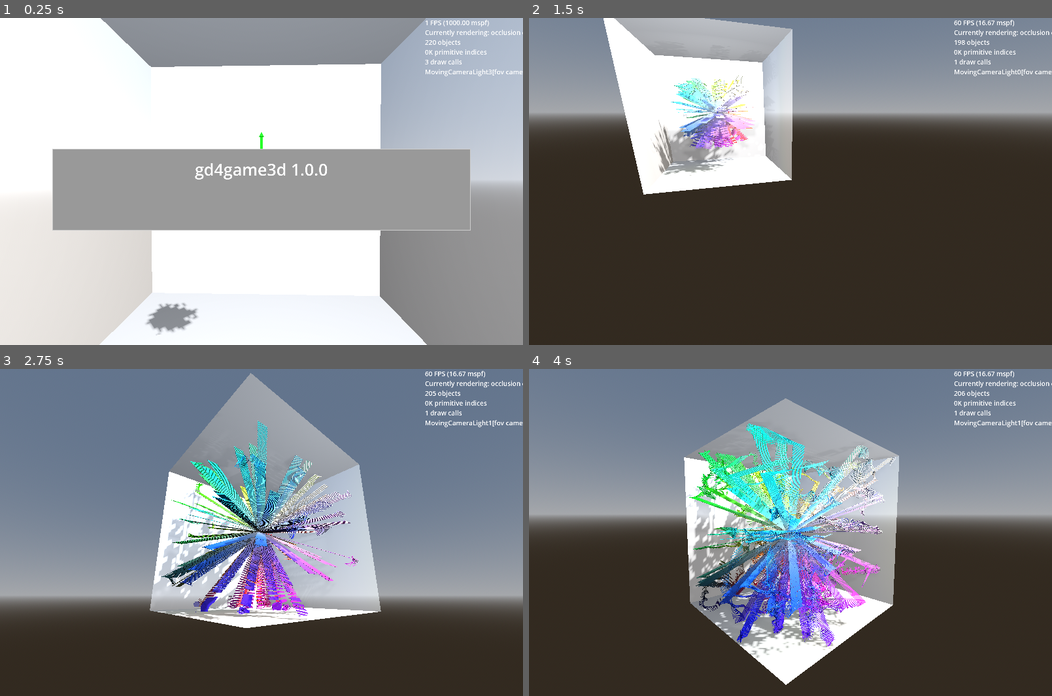
Above: before the commit, frames 1-4 (two rows, left to right).
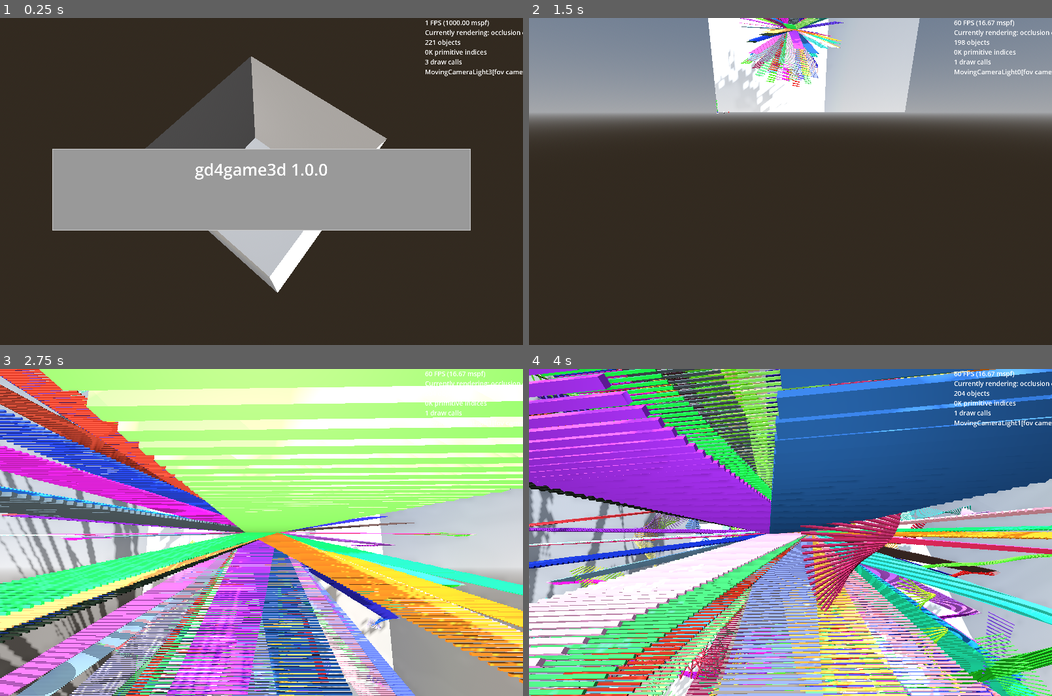
Above: after the commit, the same moments.

Repository: kasworld/gd4game3d
Game: Godot game, scene res://main.tscn
Two runs of this game, one before a commit and one after it. Both use one fixed random seed, a clock stepped at 60 frames per second and the inputs below.
Inputs (mouse positions are in pixels of both pictures, inside the frame that each line leads up to):
- Up to frame 1 (0.25 s): no input
- Up to frame 2 (1.5 s): tap Enter at 0.5 s; move the mouse to (905, 165) at 0.52 s; hold Right 0.53-1.28 s; tap Q at 0.6 s; click (905, 165) at 0.67 s; move the mouse to (685, 197) at 1.27 s; hold Down from 1.28 s (still down); tap E at 1.35 s
- Up to frame 3 (2.75 s): move the mouse to (313, 460) at 2.02 s; release Down at 2.03 s; hold Right from 2.03 s (still down); tap Enter at 2.1 s
- Up to frame 4 (4 s): move the mouse to (764, 597) at 2.77 s; release Right at 2.78 s; hold Up 2.78-3.53 s; tap Q at 2.85 s; click (764, 597) at 2.92 s; move the mouse to (947, 581) at 3.52 s; hold Left from 3.53 s (still down); tap E at 3.6 s

The runs differ from the first frame. In frame 1, 79% of the frame differs, in the area x 0-100%, y 0-100%; in frame 2, 23%; in frame 3, 98%; in frame 4, 99%.

Commit message:
update MeshTrailBox

Diff:
--- a/main.gd
+++ b/main.gd
@@ -53,20 +53,15 @@
 	$OmniLight3D.position = Vector3(0,0,WorldSize.length())
 	$OmniLight3D.omni_range = WorldSize.length()*2
 	$FixedCameraLight.set_center_pos_far(Vector3.ZERO, Vector3(0, 0, WorldSize.z*2), WorldSize.length()*2)
-	$MovingCameraLightHober.set_center_pos_far( Vector3.ZERO, Vector3(0, 0, WorldSize.z), WorldSize.length()*2)
-	$MovingCameraLightAround.set_center_pos_far( Vector3.ZERO, Vector3(0, 0, WorldSize.z), WorldSize.length()*2)
 	$AxisArrow3D.set_size(10)
 
-	$MeshTrailBox.init(WorldSize)
+	var mtb :MeshTrailBox = preload("res://mesh_trail_box.tscn").instantiate()
+	add_child(mtb)
+	mtb.position = WorldSize /2
+	mtb.init(WorldSize,0)
 
 func _process(_delta: float) -> void:
 	label_demo()
-	var now := Time.get_unix_time_from_system()
-	var t := now /2.3
-	if $MovingCameraLightHober.is_current_camera():
-		$MovingCameraLightHober.move_hober_around_z(t, Vector3.ZERO, (WorldSize.x+WorldSize.y)/2, WorldSize.length()*0.6 )
-	elif $MovingCameraLightAround.is_current_camera():
-		$MovingCameraLightAround.move_wave_around_y(t, Vector3.ZERO, (WorldSize.x+WorldSize.y)/2, WorldSize.length()*0.6 )
 
 func _on_카메라변경_pressed() -> void:
 	MovingCameraLight.NextCamera()
--- a/main.tscn
+++ b/main.tscn
@@ -1,10 +1,9 @@
-[gd_scene load_steps=13 format=3 uid="uid://c7o2uicaj4xv7"]
+[gd_scene load_steps=12 format=3 uid="uid://c7o2uicaj4xv7"]
 
 [ext_resource type="Script" uid="uid://bkjtdglfi770m" path="res://main.gd" id="1_nnvt2"]
 [ext_resource type="PackedScene" uid="uid://ces3a6yv0c5fi" path="res://moving_carmera_light/moving_camera_light.tscn" id="3_1bvp3"]
 [ext_resource type="PackedScene" uid="uid://c6cct2gj2a3im" path="res://timed_message/timed_message.tscn" id="3_h2yge"]
 [ext_resource type="PackedScene" uid="uid://dl14flc0fkeyt" path="res://axis_arrow3d/axis_arrow_3d.tscn" id="4_1bvp3"]
-[ext_resource type="PackedScene" uid="uid://bhb3f3tv6l0yh" path="res://mesh_trail_box.tscn" id="5_lquwl"]
 
 [sub_resource type="Theme" id="Theme_h2yge"]
 default_font_size = 32
@@ -68,11 +67,5 @@
 
 [node name="FixedCameraLight" parent="." instance=ExtResource("3_1bvp3")]
 
-[node name="MovingCameraLightHober" parent="." instance=ExtResource("3_1bvp3")]
-
-[node name="MovingCameraLightAround" parent="." instance=ExtResource("3_1bvp3")]
-
 [node name="WorldEnvironment" type="WorldEnvironment" parent="."]
 environment = SubResource("Environment_7mycd")
-
-[node name="MeshTrailBox" parent="." instance=ExtResource("5_lquwl")]
--- a/mesh_trail_box.gd
+++ b/mesh_trail_box.gd
@@ -3,23 +3,34 @@
 
 var meshtrail_scene = preload("res://mesh_trail/mesh_trail.tscn")
 
-func init(box_size :Vector3) -> void:
-	$BounceCameraLight.set_center_pos_far(Vector3.ZERO, Vector3(0, 0, box_size.z*2), box_size.length()*2)
+func init(box_size :Vector3, colortype :int) -> MeshTrailBox:
+	bound_aabb = AABB( -box_size/2, box_size)
+
+	var center := bound_aabb.get_center()
+	$BounceCameraLight.set_center_pos_far(center, center + Vector3(0, 0, box_size.z*2), box_size.length()*2)
+	$MovingCameraLightHober.set_center_pos_far( center, center + Vector3(0, 0, box_size.z), box_size.length()*2)
+	$MovingCameraLightAround.set_center_pos_far( center, center + Vector3(0, 0, box_size.z), box_size.length()*2)
 	$WallBox.mesh.size = box_size
-	bound_aabb = AABB( -box_size/2, box_size)
 	velocity = Vector3( (randf()-0.5)*box_size.length()/3,(randf()-0.5)*box_size.length()/3,(randf()-0.5)*box_size.length()/3)
 
 	var mesh := BoxMesh.new()
 	mesh.size = Vector3(mesh_radius*4, mesh_radius/10, mesh_radius/10)
+	var inst_count := 1000
 	for i in 100:
-		var ball :MeshTrail = meshtrail_scene.instantiate(
-			#).set_ColorChange_OnBounce(
-			#).set_ColorChange_MeshGradient(
-			).set_ColorChange_ByPosition(bound_aabb
-			#).set_ColorChange_ByPositionFn(get_color_ByPosition
-			).init_with_alpha(mesh, 1000,  1.0 , bound_aabb.get_center(),
+		var mt :MeshTrail = meshtrail_scene.instantiate(
+			).init_with_alpha(mesh, inst_count,  1.0 , bound_aabb.get_center(),
 			).set_speed(20,40)
-		$MeshTrailContainer.add_child(ball)
+		match colortype:
+			0:
+				mt.set_ColorChange_OnBounce()
+			1:
+				mt.set_ColorChange_MeshGradient()
+			2:
+				mt.set_ColorChange_ByPosition(bound_aabb)
+			3:
+				mt.set_ColorChange_ByPositionFn(get_color_ByPosition)
+		$MeshTrailContainer.add_child(mt)
+	return self
 
 func bounce(_oldpos:Vector3, pos :Vector3, radiusa :float) -> Dictionary:
 	return Bounce.v3f(pos, bound_aabb, radiusa)
@@ -43,7 +54,16 @@
 var mesh_radius := 1.5
 var velocity :Vector3
 func _process(delta: float) -> void:
-	if $BounceCameraLight.is_current_camera():
-		velocity = $BounceCameraLight.bounce_within_aabb(delta, bound_aabb, velocity, Vector3.ZERO, mesh_radius )
 	for mt in $MeshTrailContainer.get_children():
 		mt.move_trail(delta, bounce, mesh_radius, 4*PI,)
+
+	var now := Time.get_unix_time_from_system()
+	var t := now /2.3
+
+	var center := position + bound_aabb.get_center()
+	if $BounceCameraLight.is_current_camera():
+		velocity = $BounceCameraLight.bounce_within_aabb(delta, bound_aabb, velocity, center, mesh_radius )
+	elif $MovingCameraLightHober.is_current_camera():
+		$MovingCameraLightHober.move_hober_around_z(t, center, bound_aabb.size.length()/2, bound_aabb.size.length()*0.6 )
+	elif $MovingCameraLightAround.is_current_camera():
+		$MovingCameraLightAround.move_wave_around_y(t, center, bound_aabb.size.length()/2, bound_aabb.size.length()*0.6 )
--- a/mesh_trail_box.tscn
+++ b/mesh_trail_box.tscn
@@ -20,3 +20,7 @@
 [node name="MeshTrailContainer" type="Node3D" parent="."]
 
 [node name="BounceCameraLight" parent="." instance=ExtResource("2_lc0n3")]
+
+[node name="MovingCameraLightHober" parent="." instance=ExtResource("2_lc0n3")]
+
+[node name="MovingCameraLightAround" parent="." instance=ExtResource("2_lc0n3")]
